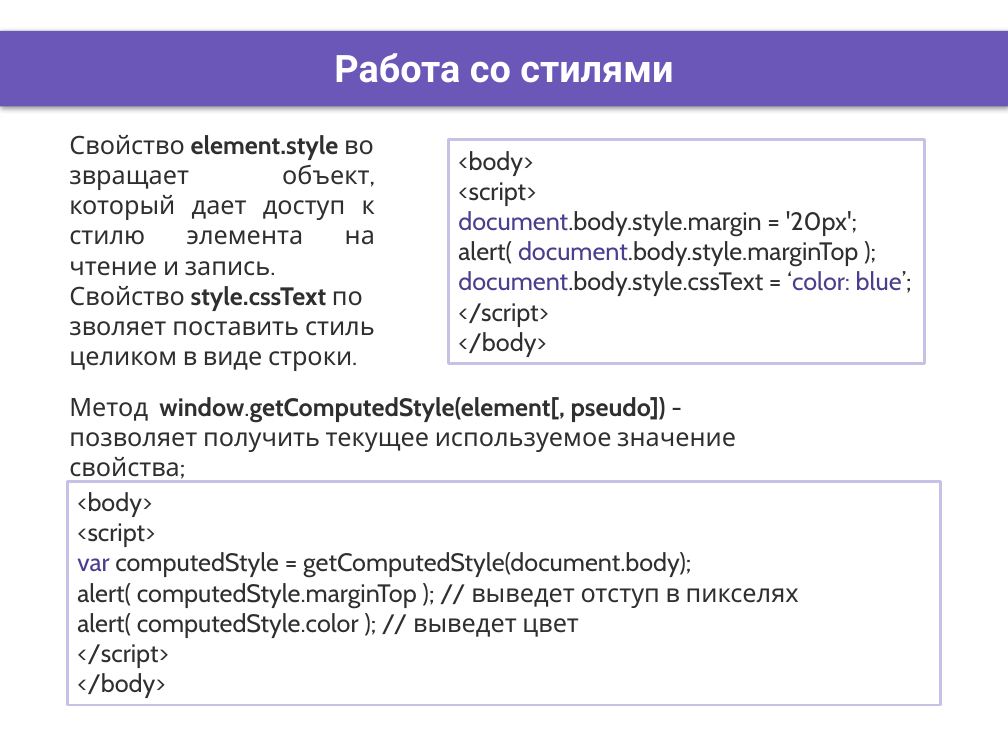
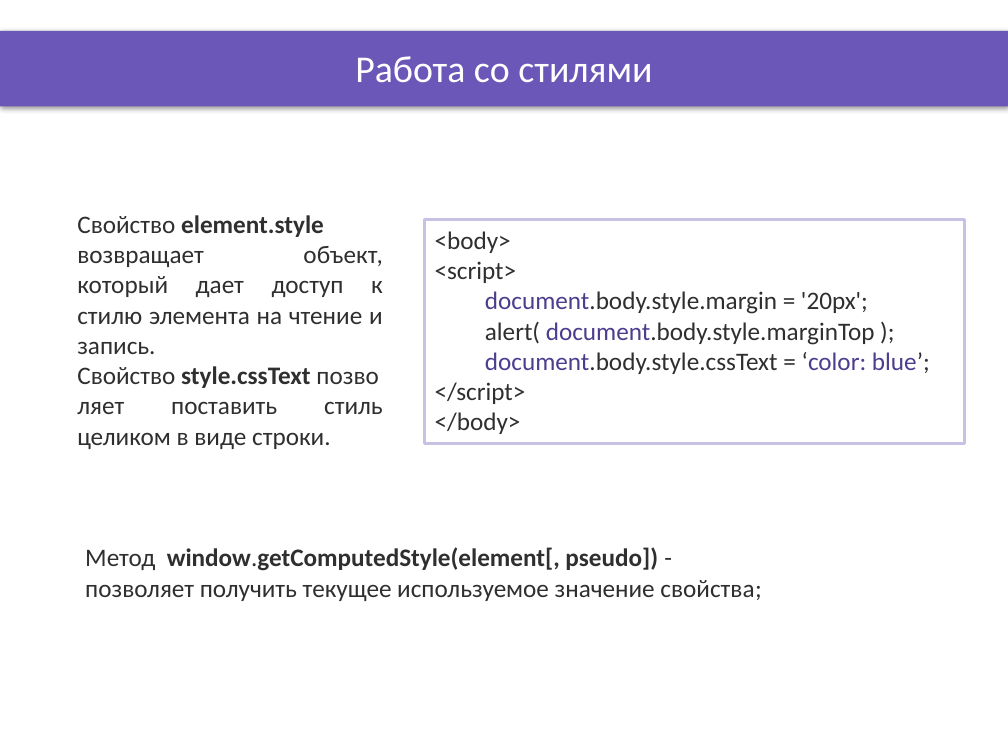
Before and after one commit to DinamickaDevelopment/Ignite-1, a slide deck: slide 4 of 001_JavaScript/007_lesson/Presentation/document_page_objects_2.pptx. Drawn at 1008x756 pixels with LibreOffice and Linux fonts; fonts in the diff are those of the drawing; background and template pictures are left out. Boxes give left, top, right and bottom in pixels: in the first picture for what was removed or moved away, otherwise in the second. Text is boxed around its words. In the diff, an @@ line names an element or a change of style, - is before the commit and + after.

```diff
--- a/001_JavaScript/007_lesson/Presentation/document_page_objects_2.pptx
+++ b/001_JavaScript/007_lesson/Presentation/document_page_objects_2.pptx
@@ title "Работа со стилями" at [355, 56, 652, 83]: font Roboto to Calibri, bold off @@
@@ text "Свойство element.style возвращает объект, который ...": place and size @@
-text "Свойство element.style возвращает объект, который ..." at [69, 135, 375, 371]
+text "Свойство element.style возвращает объект, который ..." at [77, 215, 383, 449]
@@ text "Свойство element.style возвращает объект, который ..." at [77, 215, 383, 449]: font Cabin to Calibri @@
@@ rectangle "<body>": place and size @@
-rectangle "<body>" at [449, 140, 924, 364]
+rectangle "<body>" at [424, 220, 964, 444]
@@ rectangle "<body>" at [424, 220, 964, 444]: font Cabin to Calibri; list level 1 to 2 in "document.body.style.margin = '20px';"; list level 1 to 2 in "alert( document.body.style.marginTop );"; list level 1 to 2 in "document.body.style.cssText = ‘color: blue’;" @@
@@ rectangle removed at [68, 481, 940, 705] @@
-<body>
-<script>
-var computedStyle = getComputedStyle(document.body);
-alert( computedStyle.marginTop ); // выведет отступ в пикселях
-alert( computedStyle.color ); // выведет цвет
-</script>
-</body>
@@ text "Метод window.getComputedStyle(element[, pseudo]) - позволяет ..." at [85, 547, 761, 601]: font Cabin to Calibri @@
@@ text "Метод window.getComputedStyle(element[, pseudo]) - позволяет ...": place and size @@
-text "Метод window.getComputedStyle(element[, pseudo]) - позволяет ..." at [69, 397, 736, 483]
+text "Метод window.getComputedStyle(element[, pseudo]) - позволяет ..." at [85, 547, 761, 601]
```
Also in this commit, not shown: 4 other slides changed, 9 other files.
